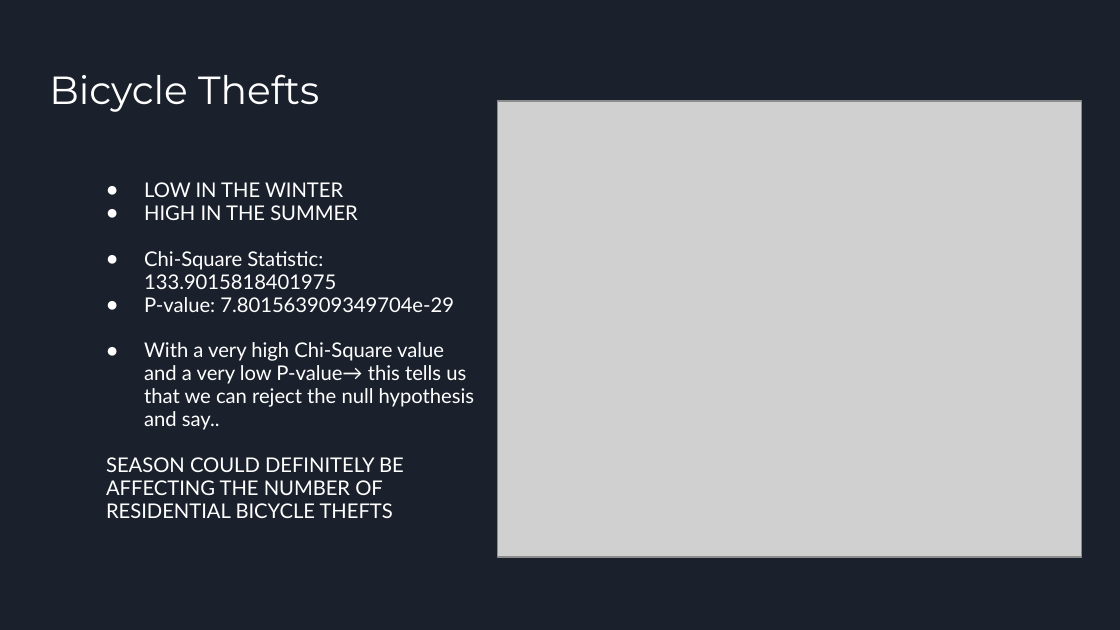
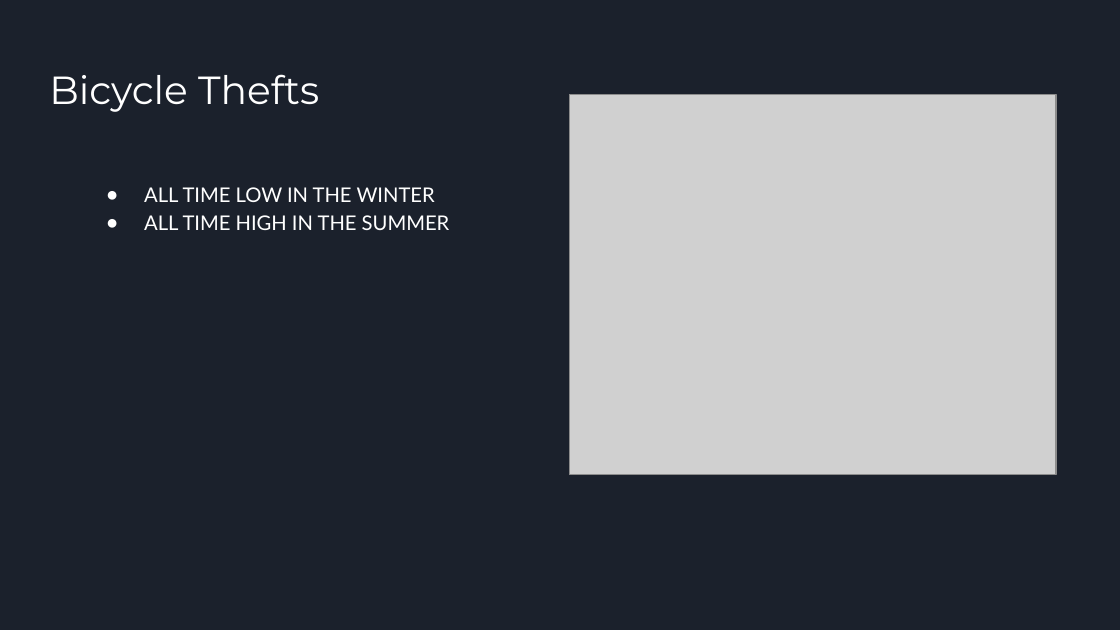
Before and after one commit to oddtexan/Project-1, a slide deck: slide 7 of Project 1 Presentation Final.pptx. Drawn at 1120x630 pixels with LibreOffice and Linux fonts; fonts in the diff are those of the drawing; grey boxes stand for pictures. Boxes give left, top, right and bottom in pixels: in the first picture for what was removed or moved away, otherwise in the second. Text is boxed around its words. In the diff, an @@ line names an element or a change of style, - is before the commit and + after.

```diff
--- a/Project 1 Presentation Final.pptx
+++ b/Project 1 Presentation Final.pptx
@@ picture: place and size @@
-picture at [497,101,1082,557]
+picture at [569,94,1055,475]
@@ text at [144,187,450,230]: text changed; size 12.9 to 13 pt @@
-● LOW IN THE WINTER
-● HIGH IN THE SUMMER
-● Chi-Square Statistic: 133.9015818401975
-● P-value: 7.801563909349704e-29
-● With a very high Chi-Square value and a very low P-value→ this tells us that we can reject the null hypothesis and say..
-SEASON COULD DEFINITELY BE AFFECTING THE NUMBER OF RESIDENTIAL BICYCLE THEFTS
+● ALL TIME LOW IN THE WINTER
+● ALL TIME HIGH IN THE SUMMER
```
Also in this commit, not shown: 9 other slides changed, 3 slides added, 3 slides removed.
